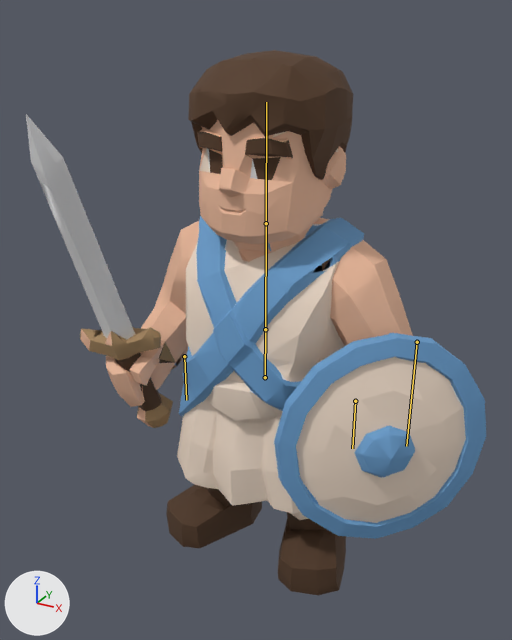
An edit to the glTF model public/models/swordsman_ai.glb, drawn before and after from the same camera.
Rendered twice from a camera (50 mm lens) standing at (1.12, -2.11, 2.13) and looking at (-0.1, 0.11, 1.02). The lights are fixed; the arrows at lower left show +X, +Y and +Z. The older version comes first. The bones that change, and the others that lie on the model, are drawn over the model as lines.

Objects in the first picture: 'output_unwrapped'.
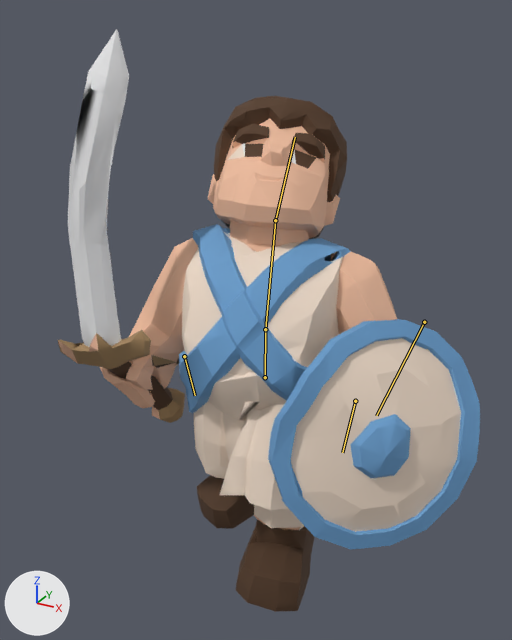
The newer file adds an action. The first version stands in its rest pose; the second is drawn at frame 2 of the action 'Hit'.

The change in detail:
Bone 'leg.L' (bone_leg_l) turns from (0, 0, 0) to (-15, 1, 5) degrees about its own x, y and z.
Bone 'leg.R' (bone_leg_r) turns from (0, 0, 0) to (12, 1, -4) degrees about its own x, y and z.
Bone 'spine' (bone_spine) turns from (0, 0, 0) to (-24, 13, 2) degrees about its own x, y and z.
Bone 'head' (bone_head) turns from (0, 0, 0) to (-28, 14, -7) degrees about its own x, y and z.

Location of each change, [x1, y1, x2, y2] in pixels of the pictures (512 x 640 px):
'output_unwrapped', posed (8% narrower, 7% taller)
    before: [26, 50, 486, 595]
    after: [58, 29, 480, 612]
bone 'leg.L', root to tip
    before: (355, 401) to (352, 448)
    after: (355, 401) to (342, 452)
bone 'leg.R', root to tip
    before: (184, 356) to (186, 400)
    after: (184, 356) to (195, 395)
bone 'spine', root to tip
    before: (265, 329) to (266, 223)
    after: (265, 329) to (275, 220)
bone 'head', root to tip
    before: (266, 223) to (266, 102)
    after: (275, 220) to (295, 137)
